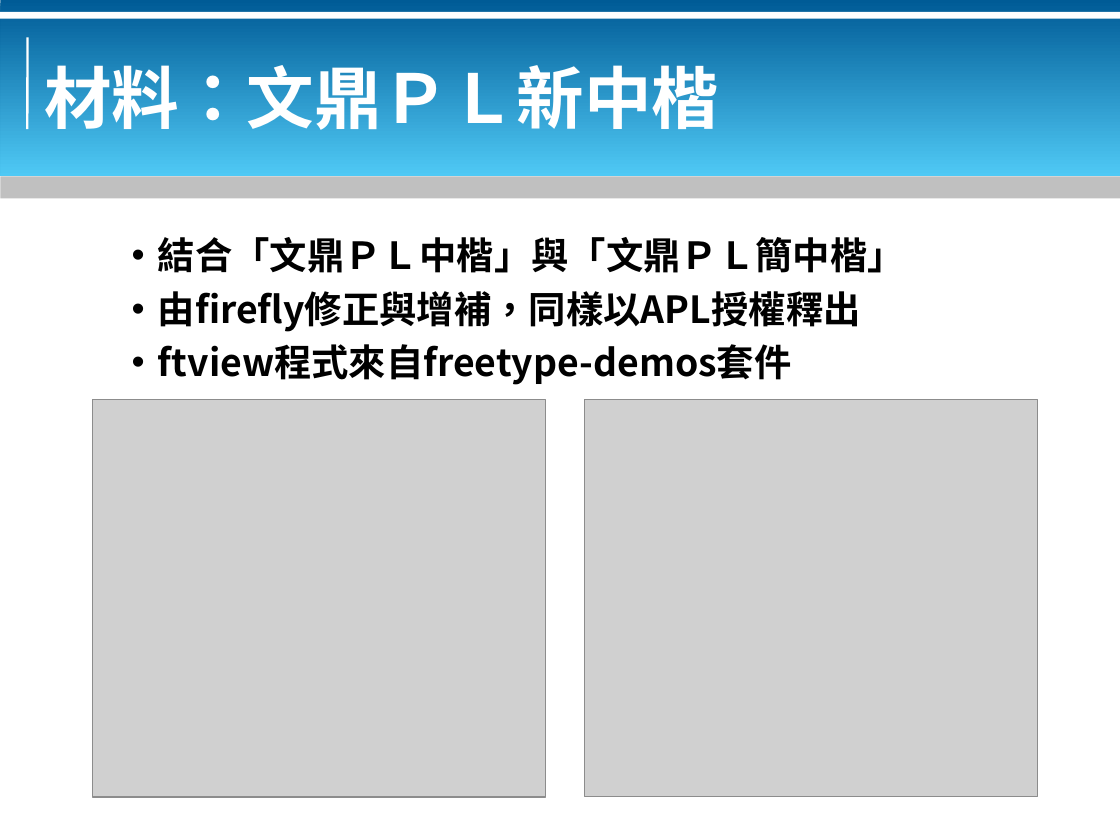
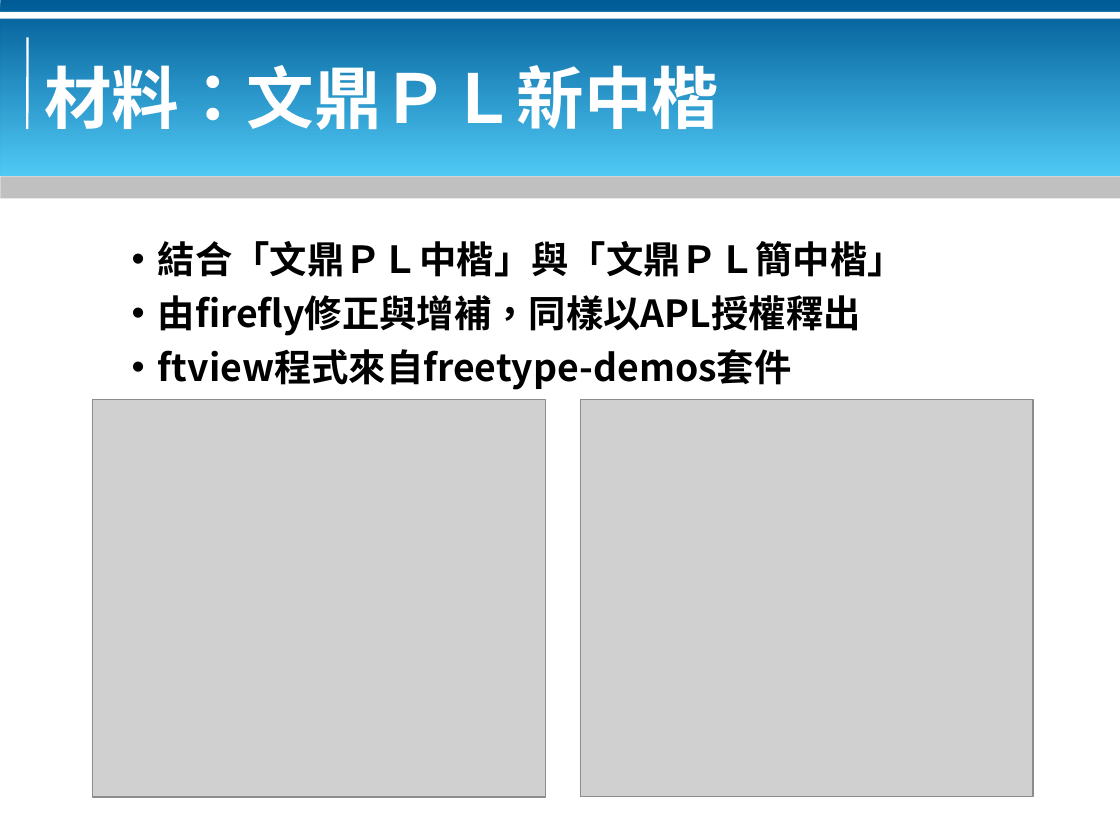
Before and after one commit to bluebat/.presentations, a slide deck: slide 5 of making-p-font-with-fontforge.odp. Drawn at 1120x840 pixels with LibreOffice and Linux fonts; fonts in the diff are those of the drawing; grey boxes stand for pictures; background and template pictures are left out. Boxes give left, top, right and bottom in pixels: in the first picture for what was removed or moved away, otherwise in the second. Text is boxed around its words. In the diff, an @@ line names an element or a change of style, - is before the commit and + after.

```diff
--- a/making-p-font-with-fontforge.odp
+++ b/making-p-font-with-fontforge.odp
@@ text "結合「文鼎ＰＬ中楷」與「文鼎ＰＬ簡中楷」": place and size @@
-text "結合「文鼎ＰＬ中楷」與「文鼎ＰＬ簡中楷」" at <box>158,237,905,385</box>
+text "結合「文鼎ＰＬ中楷」與「文鼎ＰＬ簡中楷」" at <box>158,241,905,390</box>
@@ picture: place and size @@
-picture at <box>585,399,1037,796</box>
+picture at <box>580,399,1033,796</box>
```
Also in this commit, not shown: 3 other slides changed, 6 other files.
